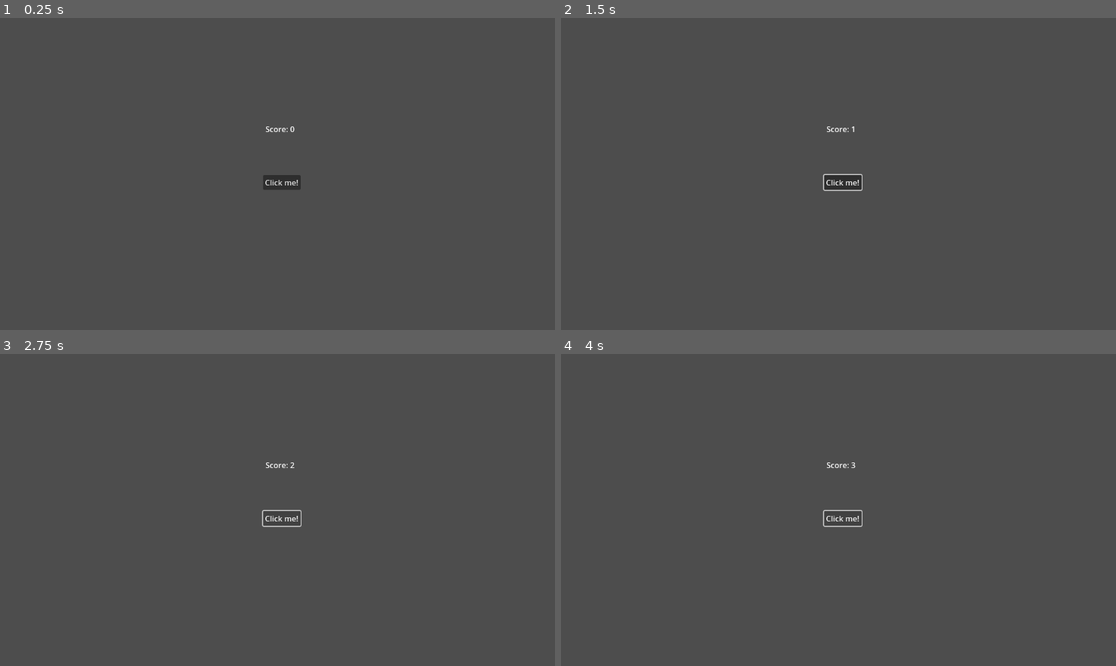
Above: before the commit, frames 1-4 (two rows, left to right).
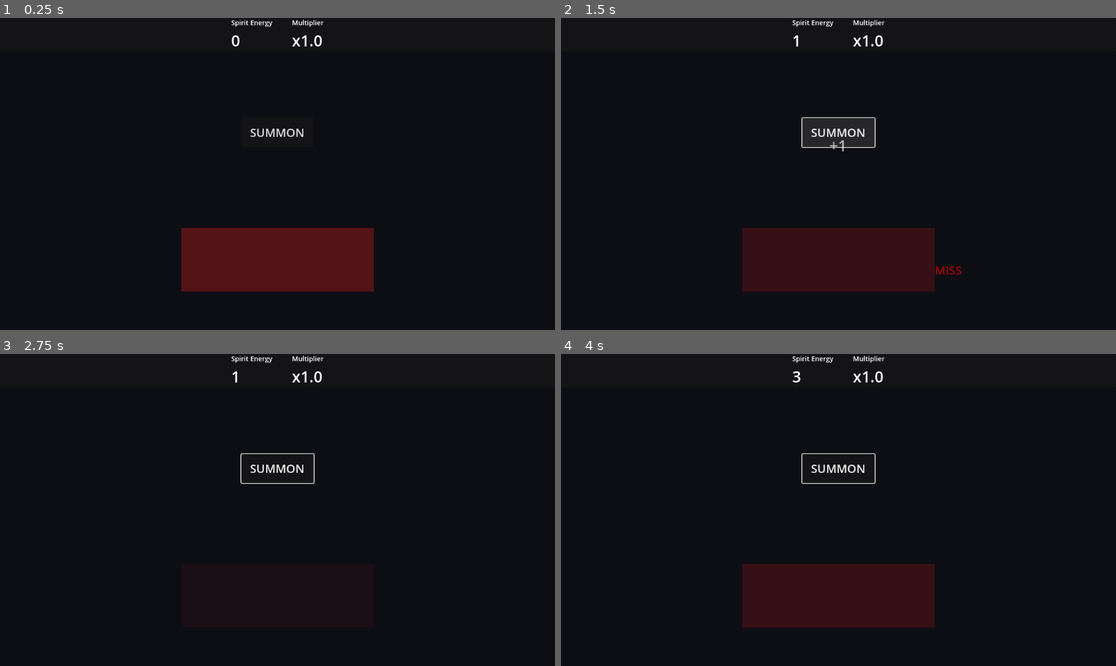
Above: after the commit, the same moments.

Repository: goatonabicycle/ritualautir
Game: Godot game, scene res://main.tscn
Same seed, same stepped clock (60 frames per second), same inputs: the game is played once before the commit and once after it.
Inputs (mouse positions are in pixels of both pictures, inside the frame that each line leads up to):
- Up to frame 1 (0.25 s): no input
- Up to frame 2 (1.5 s): click (844, 183) at 0.5 s, where only the run before the commit has a clickable "Click me!"; click (838, 133) at 1.25 s, where only the run after the commit has a clickable "SUMMON"
- Up to frame 3 (2.75 s): click (283, 519) at 2 s, where only the run before the commit has a clickable "Click me!"
- Up to frame 4 (4 s): click (838, 469) at 2.75 s, where only the run after the commit has a clickable "SUMMON"; click (844, 519) at 3.5 s, where only the run before the commit has a clickable "Click me!"

The runs differ from the first frame. In frame 1, 100% of the frame differs, in the area x 0-100%, y 0-100%; in frame 2, 100%; in frame 3, 100%; in frame 4, 100%.

Commit message:
Some simple rhythm stuff. Actual multiplier.

Diff:
--- a/ritualautir/main.gd
+++ b/ritualautir/main.gd
@@ -1,15 +1,141 @@
 extends Control
 
-var score = 0
+var spirit_energy = 0.0
+var displayed_energy = 0.0
+var multiplier = 1.0
+var displayed_multiplier = 1.0
+var base_energy_per_click = 1
+var last_click_time = 0
 
-@onready var score_label = $Label
+var heartbeat_timer = 0.0
+var heartbeat_interval = 1.0
+var rhythm_window = 0.15
+var perfect_window = 0.05
+var multiplier_decay_rate = 0.2
+var multiplier_growth_rate = 0.3
+var passive_energy_per_beat = 0.5
+
+@onready var energy_label = $GameArea/TopBar/StatsContainer/EnergyPanel/EnergyValue
+@onready var multiplier_label = $GameArea/TopBar/StatsContainer/MultiplierPanel/MultiplierValue
 @onready var click_sound = $AudioStreamPlayer
-@onready var click_button = $Button
+@onready var summon_button = $GameArea/CenterContainer/RitualCircle/SummonButton
+@onready var click_feedback = $GameArea/CenterContainer/RitualCircle/ClickFeedback
+@onready var ritual_circle = $GameArea/CenterContainer/RitualCircle
+@onready var heartbeat_indicator = $GameArea/CenterContainer/RitualCircle/HeartbeatIndicator
+@onready var heartbeat_pulse = $GameArea/CenterContainer/RitualCircle/HeartbeatPulse
 
 func _ready():
-	click_button.pressed.connect(on_button_pressed)
+	summon_button.pressed.connect(on_summon_clicked)
+	setup_audio_buses()
+	update_display()
 
-func on_button_pressed():
-	score = score + 1
-	score_label.text = "Score: " + str(score)
+func setup_audio_buses():
+	pass
+
+func _process(delta):
+	heartbeat_timer += delta
+
+	if heartbeat_timer >= heartbeat_interval:
+		heartbeat_timer -= heartbeat_interval
+		pulse_heartbeat()
+		spirit_energy += passive_energy_per_beat * multiplier
+
+	multiplier = max(1.0, multiplier - multiplier_decay_rate * delta)
+
+	displayed_energy = lerp(displayed_energy, spirit_energy, delta * 10)
+	displayed_multiplier = lerp(displayed_multiplier, multiplier, delta * 5)
+
+	update_heartbeat_visual()
+	update_display()
+
+func pulse_heartbeat():
+	var tween = create_tween()
+	tween.set_parallel(true)
+	tween.tween_property(heartbeat_pulse, "scale:y", 3.0, 0.1)
+	tween.tween_property(heartbeat_pulse, "color:a", 0.8, 0.1)
+	tween.chain().set_parallel(true)
+	tween.tween_property(heartbeat_pulse, "scale:y", 1.0, 0.3)
+	tween.tween_property(heartbeat_pulse, "color:a", 0.5, 0.3)
+
+func update_heartbeat_visual():
+	var beat_progress = heartbeat_timer / heartbeat_interval
+	var alpha = 0.3 + sin(beat_progress * TAU) * 0.2
+	heartbeat_indicator.color = Color(0.6, 0.1, 0.1, alpha)
+
+func on_summon_clicked():
+	var current_time = Time.get_ticks_msec() / 1000.0
+	var time_since_beat = fmod(heartbeat_timer, heartbeat_interval)
+
+	var timing_accuracy = 0.0
+	if time_since_beat < rhythm_window or time_since_beat > heartbeat_interval - rhythm_window:
+		if time_since_beat < perfect_window or time_since_beat > heartbeat_interval - perfect_window:
+			timing_accuracy = 1.0
+			multiplier = min(multiplier + multiplier_growth_rate * 2, 10.0)
+			show_timing_feedback("PERFECT!")
+		else:
+			timing_accuracy = 0.5
+			multiplier = min(multiplier + multiplier_growth_rate, 10.0)
+			show_timing_feedback("GOOD")
+	else:
+		multiplier = max(1.0, multiplier - 0.5)
+		show_timing_feedback("MISS")
+
+	last_click_time = current_time
+
+	var energy_gained = base_energy_per_click * multiplier
+	spirit_energy += energy_gained
+
+	show_click_feedback(energy_gained)
+	animate_button_press()
+
+	var pitch_variation = 1.0 + timing_accuracy * 0.5
+	click_sound.pitch_scale = randf_range(1.2, 1.6) * pitch_variation
+	click_sound.volume_db = -14 + timing_accuracy * 3
 	click_sound.play()
+
+	update_display()
+
+func show_timing_feedback(text):
+	var timing_label = Label.new()
+	ritual_circle.add_child(timing_label)
+	timing_label.text = text
+	timing_label.add_theme_font_size_override("font_size", 24)
+	timing_label.position = Vector2(200, 150)
+	timing_label.anchor_left = 0.5
+	timing_label.anchor_top = 0.5
+
+	var color = Color.WHITE
+	if text == "PERFECT!":
+		color = Color.GOLD
+	elif text == "GOOD":
+		color = Color.GREEN
+	else:
+		color = Color.RED
+
+	timing_label.modulate = color
+
+	var tween = create_tween()
+	tween.set_parallel(true)
+	tween.tween_property(timing_label, "position:y", timing_label.position.y - 30, 0.5)
+	tween.tween_property(timing_label, "modulate:a", 0.0, 0.5)
+	tween.chain().tween_callback(func(): timing_label.queue_free())
+
+func show_click_feedback(amount):
+	click_feedback.text = "+" + str(int(amount))
+	click_feedback.visible = true
+	click_feedback.modulate.a = 1.0
+
+	var tween = create_tween()
+	tween.set_parallel(true)
+	tween.tween_property(click_feedback, "position:y", click_feedback.position.y - 50, 0.5)
+	tween.tween_property(click_feedback, "modulate:a", 0.0, 0.5)
+	tween.chain().tween_callback(func(): click_feedback.visible = false)
+
+func animate_button_press():
+	var tween = create_tween()
+	tween.tween_property(summon_button, "scale", Vector2(0.9, 0.9), 0.05)
+	tween.tween_property(summon_button, "scale", Vector2(1.0, 1.0), 0.1)
+
+func update_display():
+	energy_label.text = str(int(displayed_energy))
+	multiplier_label.text = "x" + str(snappedf(displayed_multiplier, 0.01))
--- a/ritualautir/main.tscn
+++ b/ritualautir/main.tscn
@@ -12,13 +12,112 @@
 grow_vertical = 2
 script = ExtResource("1_0xm2m")
 
-[node name="Button" type="Button" parent="."]
-layout_mode = 0
-offset_left = 546.0
-offset_top = 326.0
-offset_right = 624.0
-offset_bottom = 357.0
-text = "Click me!"
+[node name="Background" type="ColorRect" parent="."]
+layout_mode = 1
+anchors_preset = 15
+anchor_right = 1.0
+anchor_bottom = 1.0
+grow_horizontal = 2
+grow_vertical = 2
+color = Color(0.05, 0.05, 0.08, 1)
+
+[node name="GameArea" type="VBoxContainer" parent="."]
+layout_mode = 1
+anchors_preset = 15
+anchor_right = 1.0
+anchor_bottom = 1.0
+grow_horizontal = 2
+grow_vertical = 2
+theme_override_constants/separation = 20
+
+[node name="TopBar" type="PanelContainer" parent="GameArea"]
+layout_mode = 2
+size_flags_vertical = 0
+
+[node name="StatsContainer" type="HBoxContainer" parent="GameArea/TopBar"]
+layout_mode = 2
+theme_override_constants/separation = 40
+alignment = 1
+
+[node name="EnergyPanel" type="VBoxContainer" parent="GameArea/TopBar/StatsContainer"]
+layout_mode = 2
+
+[node name="EnergyLabel" type="Label" parent="GameArea/TopBar/StatsContainer/EnergyPanel"]
+layout_mode = 2
+theme_override_font_sizes/font_size = 14
+text = "Spirit Energy"
+
+[node name="EnergyValue" type="Label" parent="GameArea/TopBar/StatsContainer/EnergyPanel"]
+layout_mode = 2
+theme_override_font_sizes/font_size = 32
+text = "0"
+
+[node name="MultiplierPanel" type="VBoxContainer" parent="GameArea/TopBar/StatsContainer"]
+layout_mode = 2
+
+[node name="MultiplierLabel" type="Label" parent="GameArea/TopBar/StatsContainer/MultiplierPanel"]
+layout_mode = 2
+theme_override_font_sizes/font_size = 14
+text = "Multiplier"
+
+[node name="MultiplierValue" type="Label" parent="GameArea/TopBar/StatsContainer/MultiplierPanel"]
+layout_mode = 2
+theme_override_font_sizes/font_size = 32
+text = "x1"
+
+[node name="CenterContainer" type="CenterContainer" parent="GameArea"]
+layout_mode = 2
+size_flags_vertical = 3
+
+[node name="RitualCircle" type="Control" parent="GameArea/CenterContainer"]
+custom_minimum_size = Vector2(400, 400)
+layout_mode = 2
+
+[node name="SummonButton" type="Button" parent="GameArea/CenterContainer/RitualCircle"]
+layout_mode = 1
+anchors_preset = 8
+anchor_left = 0.5
+anchor_top = 0.5
+anchor_right = 0.5
+anchor_bottom = 0.5
+offset_left = -75.0
+offset_top = -160.0
+offset_right = 75.0
+offset_bottom = -100.0
+grow_horizontal = 2
+grow_vertical = 2
+theme_override_font_sizes/font_size = 24
+text = "SUMMON"
+
+[node name="ClickFeedback" type="Label" parent="GameArea/CenterContainer/RitualCircle"]
+visible = false
+modulate = Color(1, 1, 1, 0)
+layout_mode = 1
+anchors_preset = 8
+anchor_left = 0.5
+anchor_top = 0.5
+anchor_right = 0.5
+anchor_bottom = 0.5
+offset_left = -50.0
+offset_top = -100.0
+offset_right = 50.0
+offset_bottom = -70.0
+grow_horizontal = 2
+grow_vertical = 2
+theme_override_font_sizes/font_size = 32
+text = "+1"
+horizontal_alignment = 1
+
+[node name="HeartbeatIndicator" type="ColorRect" parent="GameArea/CenterContainer/RitualCircle"]
+layout_mode = 1
+anchors_preset = 15
+anchor_right = 1.0
+anchor_bottom = 1.0
+offset_top = 268.0
+grow_horizontal = 2
+grow_vertical = 2
+mouse_filter = 2
+color = Color(0.6, 0.1, 0.1, 0.3)
 
 [node name="AudioStreamPlayer" type="AudioStreamPlayer" parent="."]
 stream = ExtResource("2_h2yge")
@@ -26,11 +125,3 @@
 pitch_scale = 1.65
 mix_target = 1
 max_polyphony = 16
-
-[node name="Label" type="Label" parent="."]
-layout_mode = 0
-offset_left = 551.0
-offset_top = 219.0
-offset_right = 612.0
-offset_bottom = 242.0
-text = "Score: 0"
